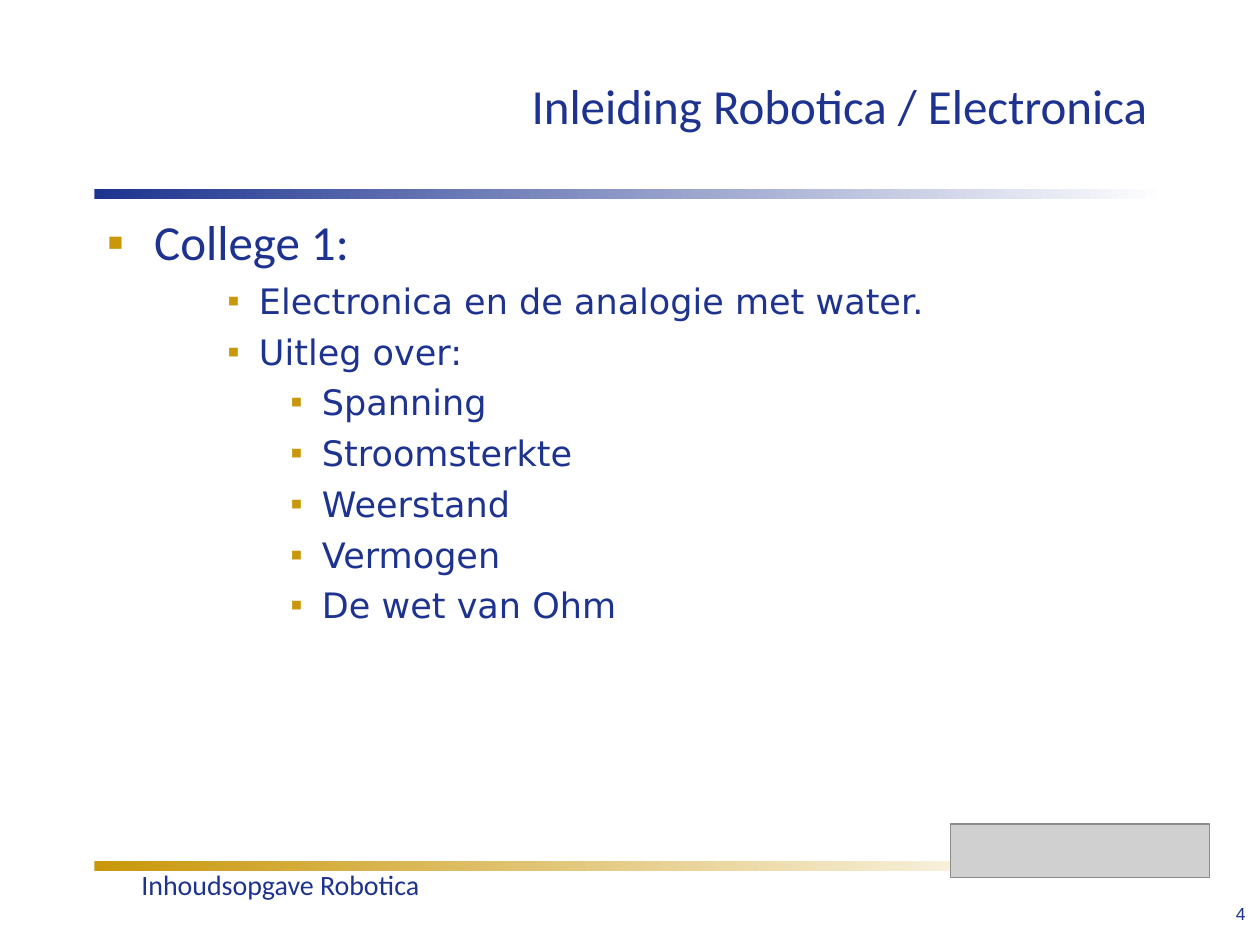
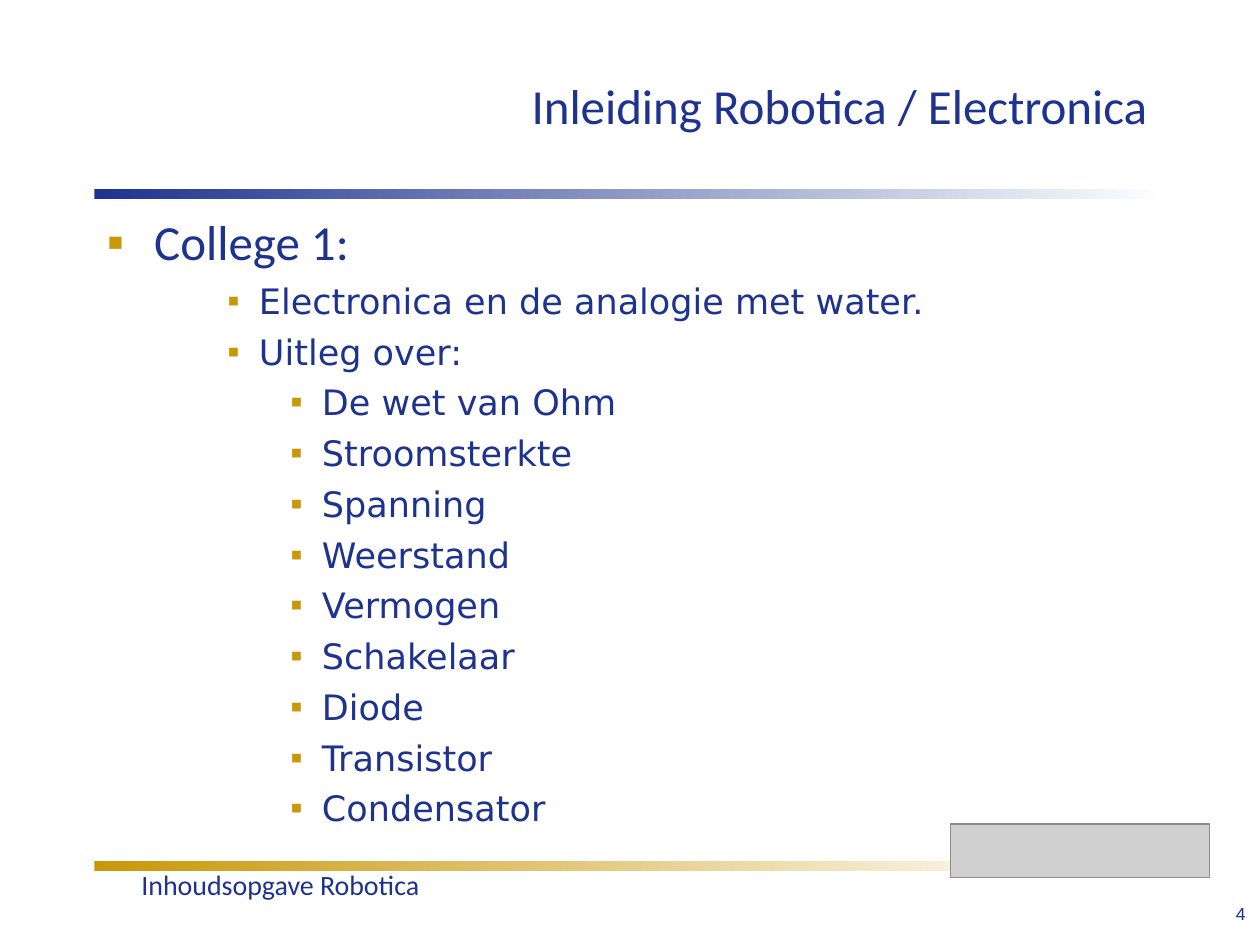
Before and after one commit to humiq/Greendevelopment, a slide deck: slide 4 of trunk/documents/Colleges/ISIROB Inhoudsopgave colleges 2012.ppt. Drawn at 1260x945 pixels with LibreOffice and Linux fonts; fonts in the diff are those of the drawing; grey boxes stand for pictures. Boxes give left, top, right and bottom in pixels: in the first picture for what was removed or moved away, otherwise in the second. Text is boxed around its words. In the diff, an @@ line names an element or a change of style, - is before the commit and + after.

```diff
--- a/trunk/documents/Colleges/ISIROB Inhoudsopgave colleges 2012.ppt
+++ b/trunk/documents/Colleges/ISIROB Inhoudsopgave colleges 2012.ppt
@@ text at <box>322,388,616,467</box>: paragraphs added @@
+      ▪ De wet van Ohm
+      ▪ Stroomsterkte
@@ text at <box>322,642,545,822</box>: text changed @@
-      ▪ De wet van Ohm
+      ▪ Schakelaar
+      ▪ Diode
+      ▪ Transistor
+      ▪ Condensator
```
Also in this commit, not shown: 1 other slide changed, 2 other files.
